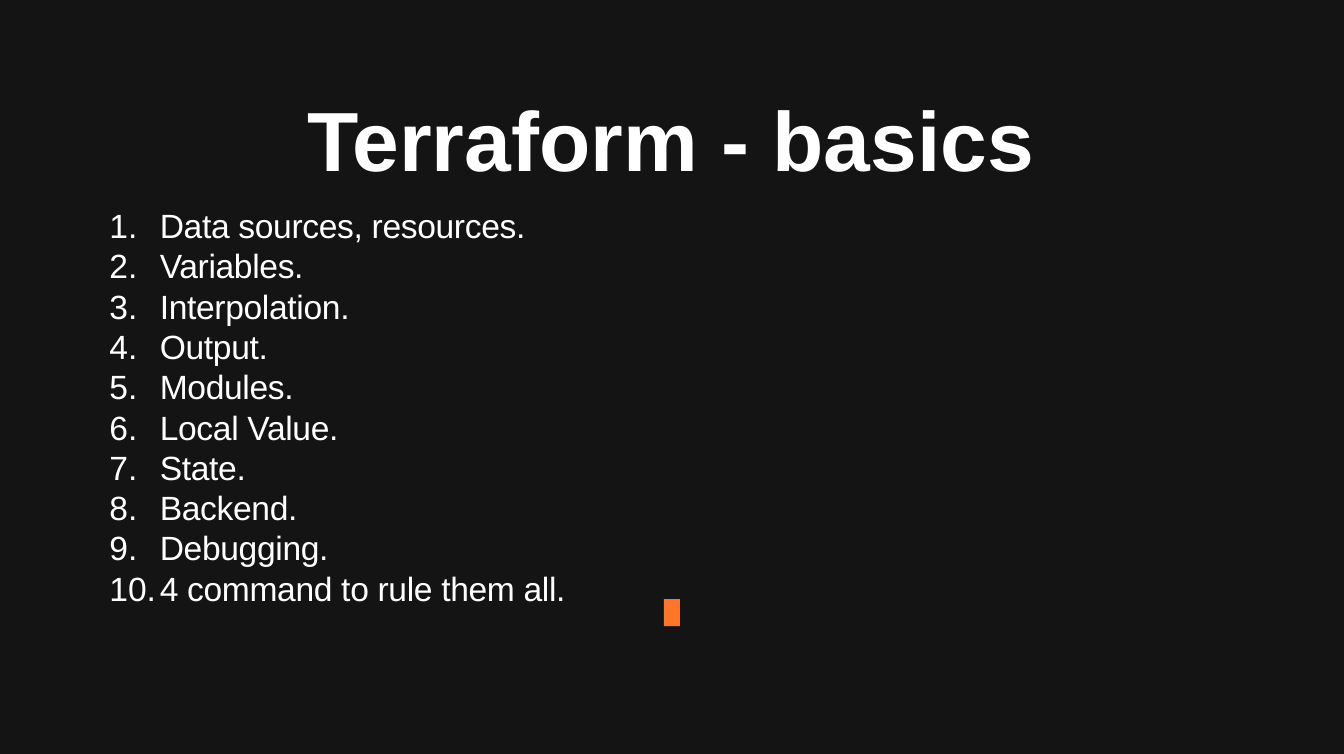
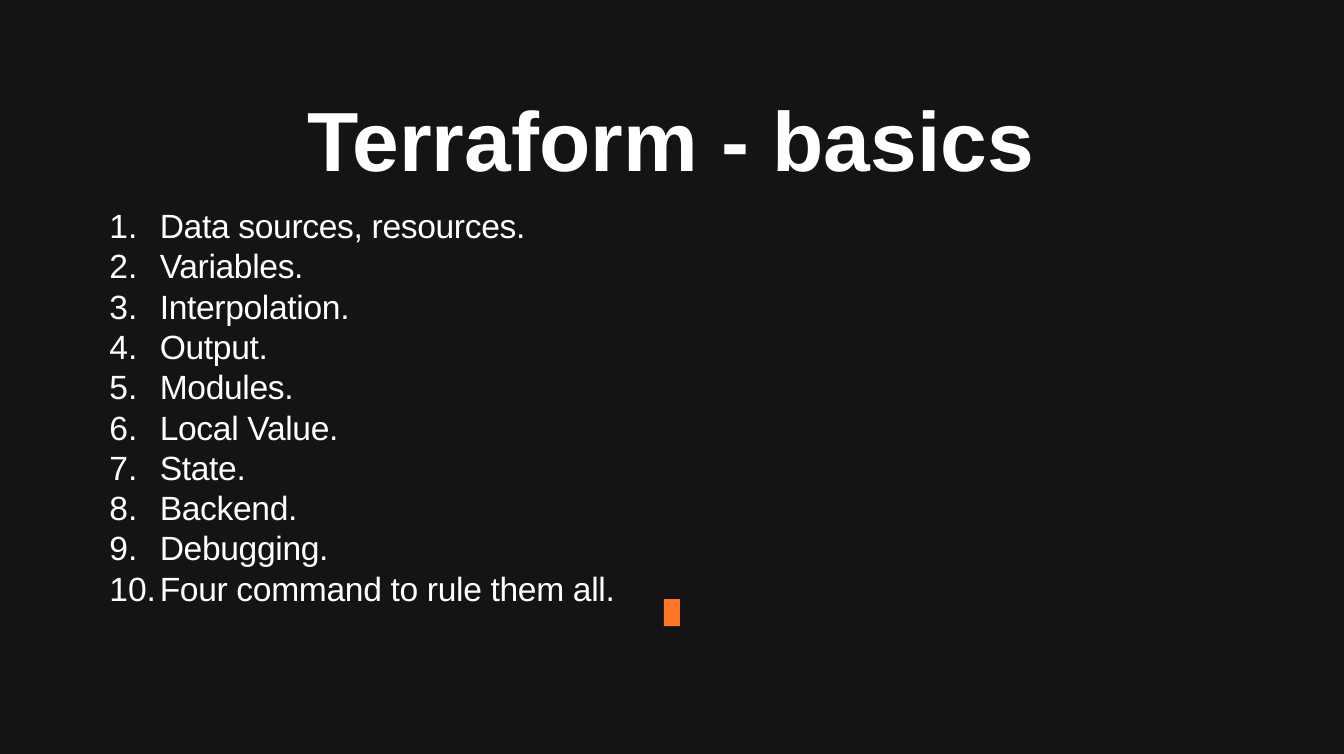
Before and after one commit to Beczka/DevOps, a slide deck: slide 4 of Terraform/Terraform.pptx. Drawn at 1344x754 pixels with LibreOffice and Linux fonts; fonts in the diff are those of the drawing. Boxes give left, top, right and bottom in pixels: in the first picture for what was removed or moved away, otherwise in the second. Text is boxed around its words. In the diff, an @@ line names an element or a change of style, - is before the commit and + after.

```diff
--- a/Terraform/Terraform.pptx
+++ b/Terraform/Terraform.pptx
@@ text at (x1=160, y1=576, x2=615, y2=602): text changed @@
-10. 4 command to rule them all.
+10. Four command to rule them all.
```
Also in this commit, not shown: 5 other slides changed, 1 slide added, 36 other files.
